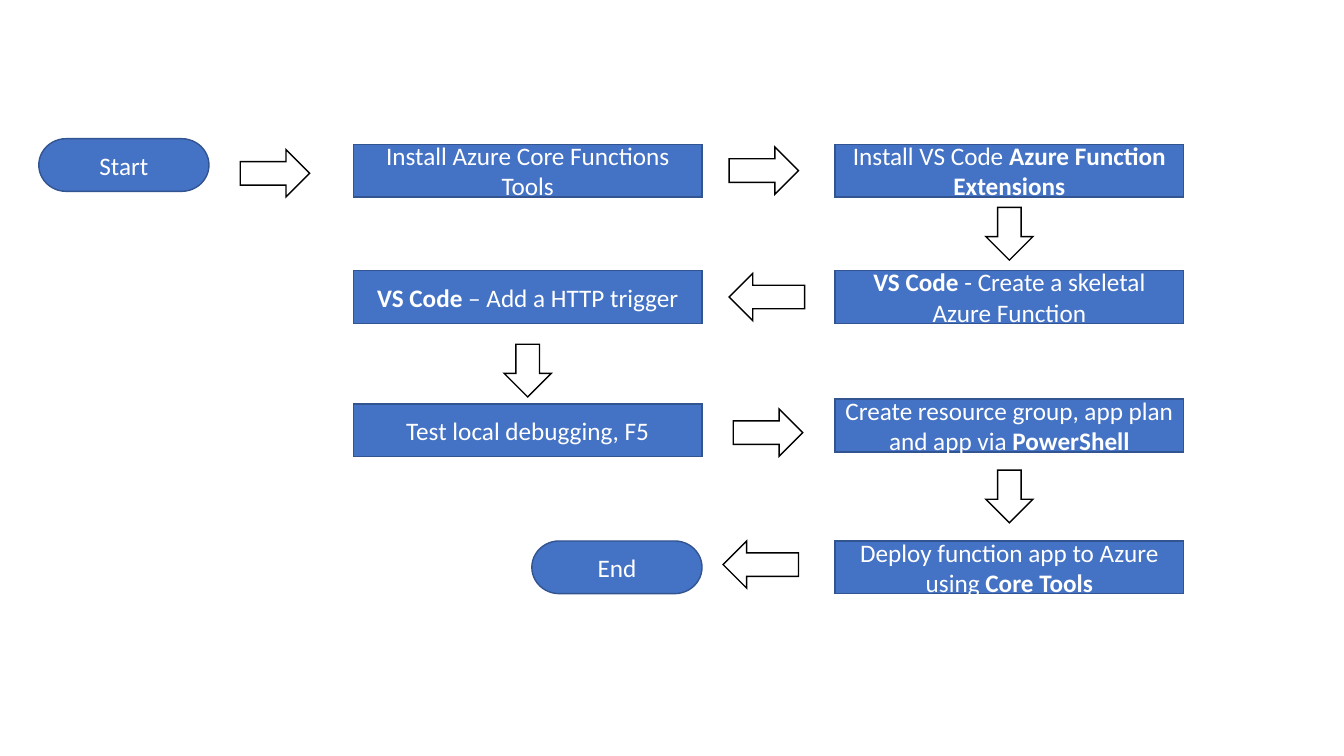
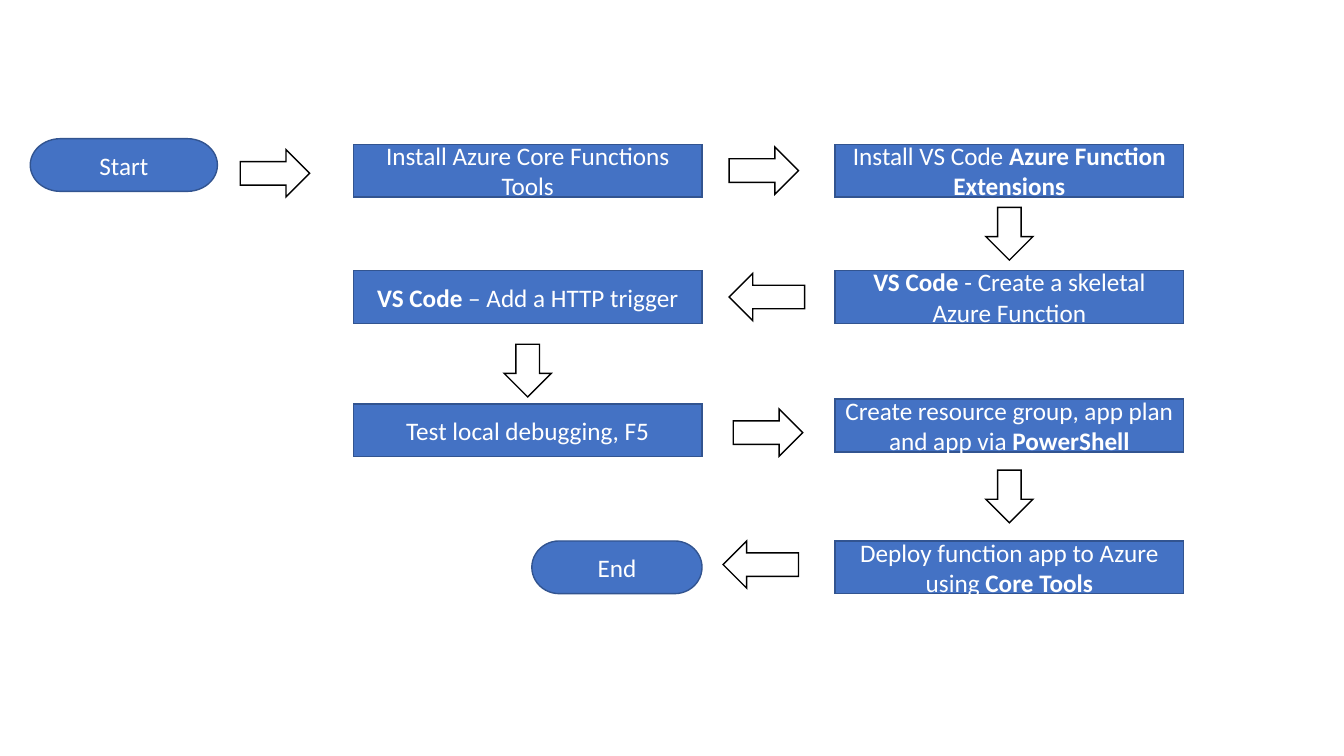
Before and after one commit to sdg002/sdg002.github.io, a slide deck: slide 2 of python-azure-func-101/docs/python_azure_function.pptx. Drawn at 1344x756 pixels with LibreOffice and Linux fonts; fonts in the diff are those of the drawing. Boxes give left, top, right and bottom in pixels: in the first picture for what was removed or moved away, otherwise in the second. Text is boxed around its words. In the diff, an @@ line names an element or a change of style, - is before the commit and + after.

```diff
--- a/python-azure-func-101/docs/python_azure_function.pptx
+++ b/python-azure-func-101/docs/python_azure_function.pptx
@@ pill shape "Start": place and size @@
-pill shape "Start" at (39, 139, 210, 192)
+pill shape "Start" at (30, 139, 218, 192)
```
Also in this commit, not shown: 2 slides added, 5 other files.
